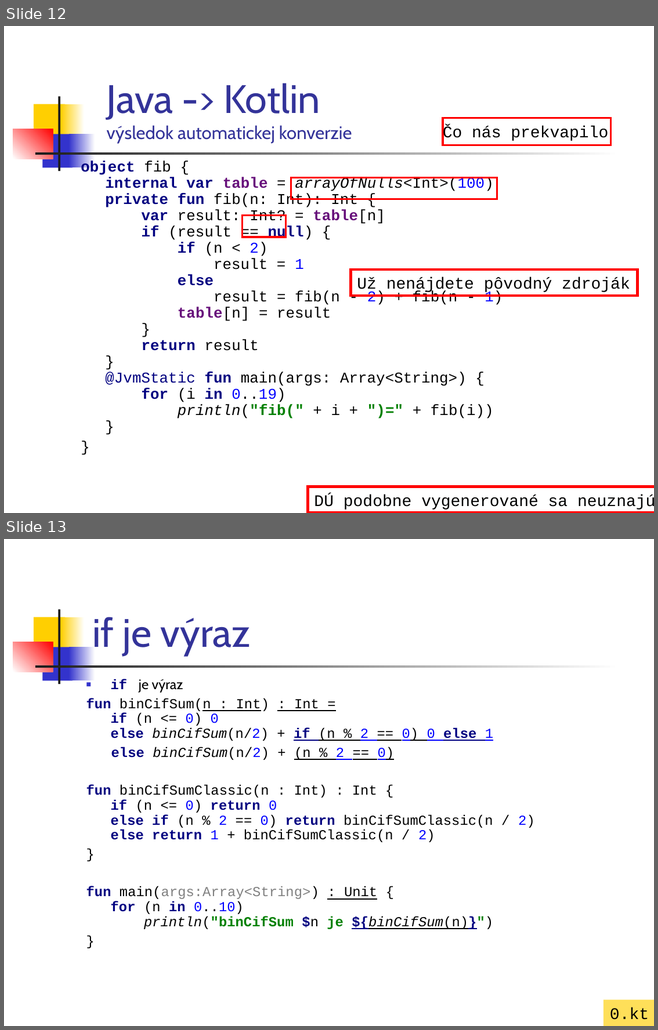
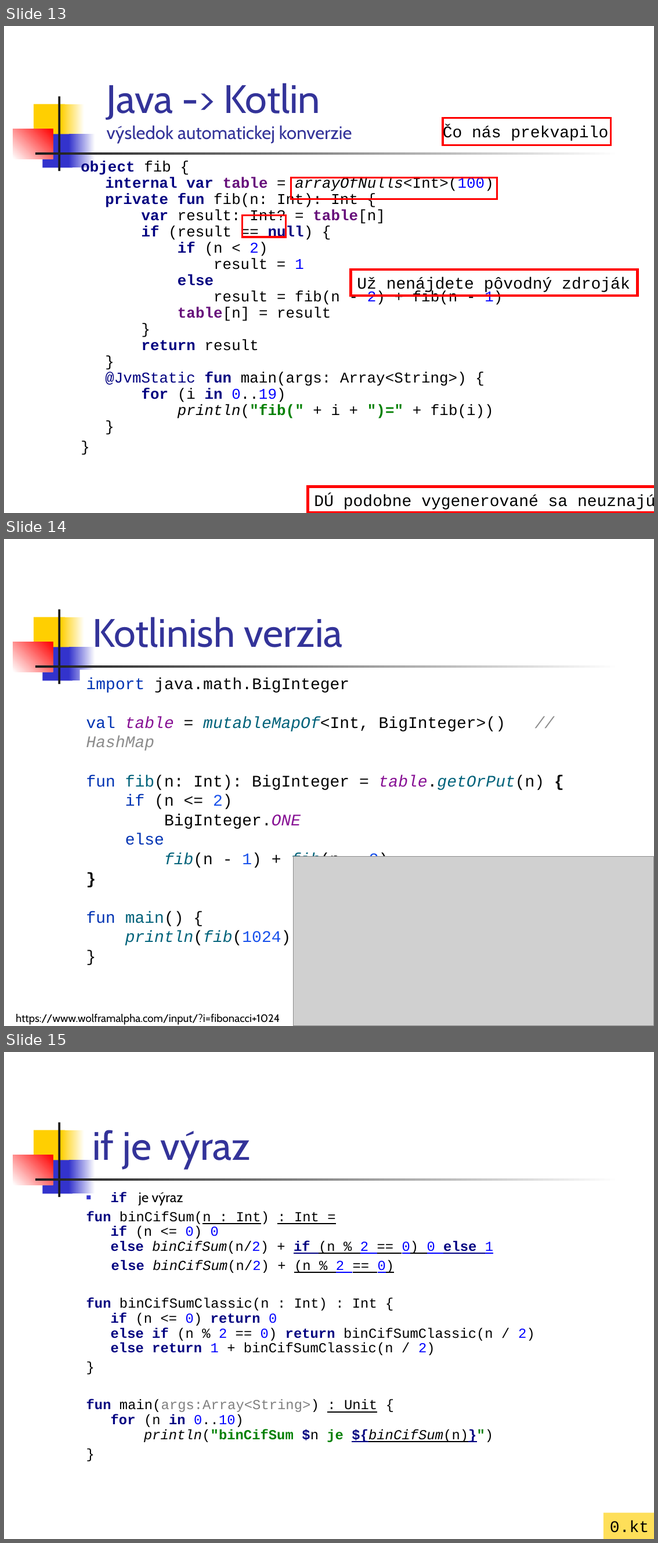
Before and after one commit to vmandro/Prednasky, a slide deck: 01/01_Kotlin.ppt. Shown one above the other, each under a label of ours: slides 12 and 13 before the commit, slides 13, 14 and 15 after it. The pictures are 658x1030 and 658x1543 pixels, drawn with LibreOffice and Linux fonts; fonts in the diff are those of the drawing; grey boxes stand for pictures. Boxes give left, top, right and bottom in pixels: in the first picture for what was removed or moved away, otherwise in the second. Text is boxed around its words. In the diff, an @@ line names an element or a change of style, - is before the commit and + after.

```diff
--- a/01/01_Kotlin.ppt
+++ b/01/01_Kotlin.ppt
@@ slide 14 added at (4,539,654,1026), background #FFFFFF; not listed: 7 template elements that a slide beside it also shows @@
@@ title added at (92,617,343,647), 44 pt, text #333399 @@
+Kotlinish verzia
@@ rectangle added at (80,669,605,968), fill #FFFFFF, 18 pt, text #080808 @@
+import java.math.BigInteger
+val table = mutableMapOf<Int, BigInteger>() // HashMap
+fun fib(n: Int): BigInteger = table.getOrPut(n) {
+if (n <= 2)
+BigInteger.ONE
+else
+fib(n - 1) + fib(n - 2)
+}
+fun main() {
+println(fib(1024))
+}
@@ picture added at (293,857,654,1026) @@
@@ text added at (16,1014,280,1025), 12 pt, text #000000 @@
+https://www.wolframalpha.com/input/?i=fibonacci+1024
@@ what was slide 12 is now slide 13 @@
@@ what was slide 13 is now slide 15 @@
```
Also in this commit, not shown: 8 slides changed, 2 other slides added, 1 slide removed, 4 other files.
